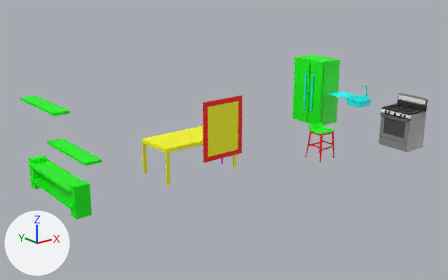
An edit to the FBX model Assets/Mesh/Escenario/objetos-piso1-comedorCocina.fbx, drawn before and after from the same camera.
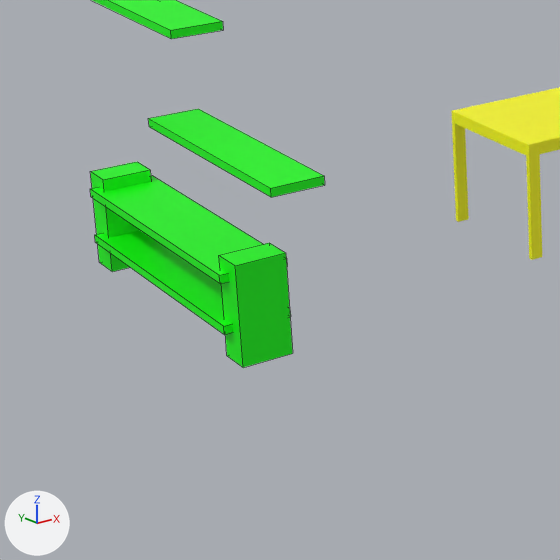
Old and new are each drawn whole from a 50 mm lens placed at (-7.9, -9.52, 4.56), pointed at (-0.04, 0.31, 0.63) and again close up on the part from 0% to 39% of the width and 37% to 100% of the height. Lighting does not change. The marker at lower left points along +X, +Y and +Z. The close-ups show mesh edges as thin lines. Where no turn or scale is listed for an object, it has been applied to the vertices.

The older version as bpy lines, for what is in view:
```python
me_mesh_004 = bpy.data.meshes.new('Mesh.004')
me_mesh_004.from_pydata(...)  # a box spanning x -0.2..0.2, y -0.9..0.9, z -0.33..-0.27; a box spanning x -0.15..0.15, y -1.0..-0.8, z -0.5..0.1; a box spanning x -0.15..0.15, y 0.8..1.0, z -0.5..0.1; a box spanning x -0.2..0.2, y -0.9..0.9, z -0.03..0.03
me_mesh_004.materials.append(mat_green)  # green #00ff00
me_mesh_006 = bpy.data.meshes.new('Mesh.006')
me_mesh_006.from_pydata(...)  # a box spanning x -0.15..0.15, y -0.75..0.75, z -0.03..0.03
me_mesh_006.materials.append(mat_green)  # green #00ff00
me_mesh_007 = bpy.data.meshes.new('Mesh.007')
me_mesh_007.from_pydata(...)  # 347 vertices, 668 faces; spans x -0.9..0.9, y -0.45..0.45, z 0.0..0.76
me_mesh_007.materials.append(mat_yellow)  # yellow #ffff00
ob_consola = bpy.data.objects.new('consola', me_mesh_004)
ob_consola.location = (-3.55, 0.86, 0.502)
ob_repisa_2 = bpy.data.objects.new('repisa_2', me_mesh_006)
ob_repisa_2.location = (-3.6, 1.087, 1.8)
ob_table_newsmart = bpy.data.objects.new('Table_NewSmart', me_mesh_007)
ob_table_newsmart.location = (-0.669, 0.664, 0.0)
# also in view: 'repisa_1' at (-3.6, 0.0, 1.2)
```
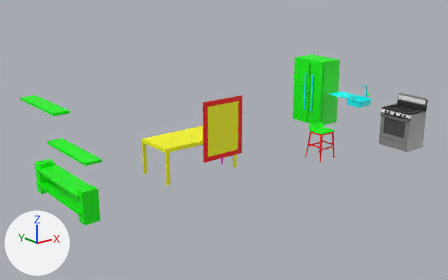
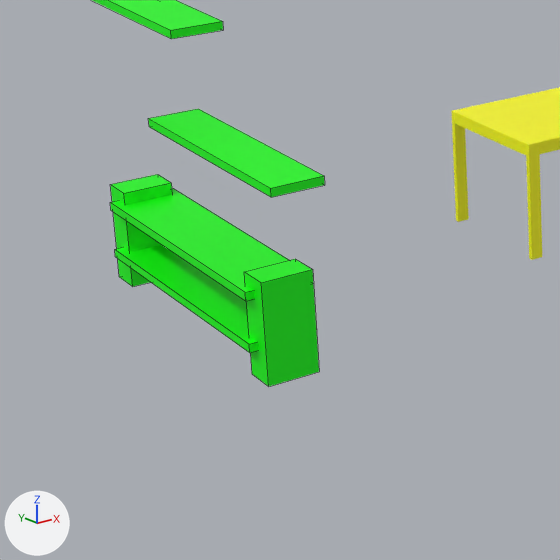
Changed parts and their boxes [x1, y1, x2, y2] in the close-ups (560 x 560 px):
'consola', moved: before [90, 162, 293, 367]; after [110, 174, 319, 386]

The edits, one by one:
Object 'consola' (ob_consola) moves from (-3.55, 0.86, 0.502) to (-3.55, 0.55, 0.502).
